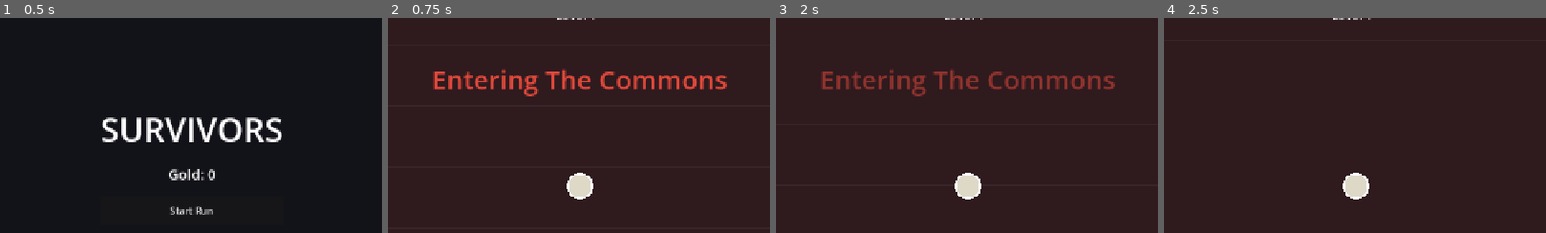
Above: before the commit, frames 1-4 (left to right).
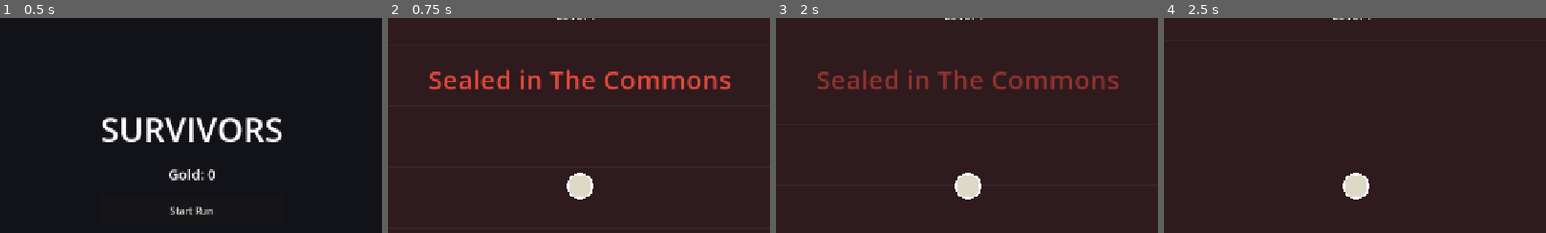
Above: after the commit, the same moments.

Repository: veighnsche/survivors-prototype
Game: Godot game, scene res://main_menu.tscn
The game is run twice, just before and just after one commit, with the same random seed, the same clock (stepped at 60 frames per second) and the same inputs.
Inputs:
- Up to frame 1 (0.5 s): no input
- Up to frame 2 (0.75 s): click "Start Run" at 0.5 s
- Up to frame 3 (2 s): tap Enter at 1.25 s; hold W from 1.28 s (still down); tap 1 at 1.35 s
- Up to frame 4 (2.5 s): keep holding W; tap 2 at 2.1 s
The pictures show only the part of the screen within x 25-75%, y 11-61%; the shares and areas given below are measured in that part.

Frame 1 is identical in both runs. In frame 2, 4.2% of the frame differs, in the area x 10-90%, y 23-37%; in frame 3, 3.7%; in frame 4, nothing differs.

Commit message:
Warden chapters: sealed per biome until its boss falls; gate guards
Run structure is now chapters: every uncleared biome SEALS behind you on entry.
Its Warden (biome-colored boss) arrives after 75s; kill it to break the seal
(banner, gems, gold, a chest) and the biome stays conquered - cleared biomes
never re-seal. Wardens grow +80% hp per biome already conquered. The old
one-off 2:30 Reaper is gone.

Spawns honor the seal: while sealed, ONLY the sealed biome's enemies spawn -
no foreign mobs piling at the walls. Instead every border gate posts a couple
of standing GUARDS from the biome beyond (heavier archetype, hold their post,
engage within 340px) - crossing a gate is a fight, and killing guards gives a
first taste of the next biome's insight.

Co-Authored-By: Claude Opus 4.8 <noreply@anthropic.com>

Diff:
--- a/scripts/border_field.gd
+++ b/scripts/border_field.gd
@@ -12,8 +12,10 @@
 var player: Node2D
 var biome_map: BiomeMap
 var world_seed := 0
+var game  # for posting entrance guards
 
-var _active: Dictionary = {}  # Vector2i tile -> ObstacleBody or null
+var _active: Dictionary = {}   # Vector2i tile -> WallBody or null
+var _guarded: Dictionary = {}  # gate cell -> true once its guards were posted
 var _timer := 0.0
 
 
@@ -64,12 +66,31 @@
 			break
 	if not border:
 		return null
-	# Entrance gaps: some coarse gate-cells along the border stay open.
+	# Entrance gaps: some coarse gate-cells along the border stay open — and
+	# each gate posts a couple of guards from the biome it opens into.
 	var gate := Vector2i(int(floor(pos.x / GATE)), int(floor(pos.y / GATE)))
 	if posmod(hash(Vector3i(world_seed ^ 0x77AA11, gate.x, gate.y)), 100) < Config.WALL_GAP_PCT:
+		if not _guarded.has(gate) and game != null:
+			_guarded[gate] = true
+			_post_guards(pos, b)
 		return null
 	var w := WallBody.new()
 	w.size = Vector2(TILE + 4.0, TILE + 4.0)
 	w.tint = Color(Config.BIOMES[b].color)
 	w.global_position = pos
 	return w
+
+
+func _post_guards(pos: Vector2, biome: String) -> void:
+	var roster: Array = Config.BIOMES[biome].roster
+	var arch: String = roster[roster.size() - 1].arch  # the biome's heavier archetype
+	for i in Config.GUARDS_PER_GATE:
+		var off := Vector2(randf_range(-50, 50), randf_range(-50, 50))
+		var e := Enemy.new()
+		e.setup(arch, biome, player, game._hp_scale())
+		e.guard = true
+		e.global_position = pos + off
+		e.home_pos = pos + off
+		e.biome_map = biome_map
+		e.died.connect(game._on_enemy_died.bind(e))
+		game.enemies_root.add_child(e)
--- a/scripts/config.gd
+++ b/scripts/config.gd
@@ -136,7 +136,14 @@
 var SPAWN_RADIUS := 800.0
 var DESPAWN_RADIUS := 1500.0
 var MAX_ENEMIES := 450
-var BOSS_TIME := 150.0
+
+# --- Wardens: every biome seals you in until you kill its Warden ------------------
+var WARDEN_AFTER := 75.0        # seconds inside a sealed biome before its Warden comes
+var WARDEN_HP := 260.0          # first Warden's hp; later ones grow
+var WARDEN_DMG := 24.0
+var WARDEN_CLEAR_BONUS := 0.8   # +80% Warden hp per biome already cleared
+var GUARDS_PER_GATE := 2        # entrance guards posted at border gates
+var GUARD_AGGRO := 340.0        # guards engage within this range, else hold their post
 
 # --- Gems / XP (character level = the Vital floor) -----------------------------
 var GEM_VALUES := {"small": 1, "medium": 5, "large": 25}
--- a/scripts/enemy.gd
+++ b/scripts/enemy.gd
@@ -15,6 +15,7 @@
 var radius := 10.0
 var color := Color(0.86, 0.36, 0.36)
 var is_boss := false
+var guard := false   # entrance guard: holds its post, engages only up close
 var xp_tier := "small"
 var resists: Dictionary = {}
 
@@ -71,7 +72,7 @@
 	is_boss = (arch == "boss")
 	target = tgt
 	var bc: Color = Config.BIOMES[biome_id].color if Config.BIOMES.has(biome_id) else Color(0.9, 0.2, 0.2)
-	color = bc.darkened(0.15) if not is_boss else Color(0.92, 0.16, 0.22)
+	color = bc.darkened(0.15) if not is_boss else bc.lightened(0.15)  # the Warden wears its biome's color
 	if stats.has("shot_interval"):
 		_shot_timer = randf_range(0.5, stats.shot_interval)
 		_strafe_dir = 1.0 if randf() < 0.5 else -1.0
@@ -151,6 +152,11 @@
 	var to_p := target.global_position - global_position
 	if feared_t > 0.0:
 		return -to_p.normalized()  # Dread: flee
+	# Entrance guards hold their post; they only engage up close.
+	if guard and to_p.length() > Config.GUARD_AGGRO:
+		if global_position.distance_to(home_pos) > 40.0:
+			return (home_pos - global_position).normalized()
+		return Vector2.ZERO
 	# Outside home turf: disengage and head home (unless the player is right on
 	# top of us — then fight back). Prevents dragging enemies out to farm them.
 	if _outside and to_p.length() > Config.SELF_DEFENSE_RADIUS:
--- a/scripts/game.gd
+++ b/scripts/game.gd
@@ -13,7 +13,10 @@
 var biome_map: BiomeMap
 var bg: BackgroundGrid
 var _cur_biome := ""
-var boss_lock_biome := ""       # while the boss lives, the player is sealed in this biome
+var boss_lock_biome := ""       # the biome the player is currently sealed inside
+var cleared_biomes: Dictionary = {}  # biome -> true once its Warden falls
+var warden_timer := -1.0        # counts down to the Warden's arrival
+var warden_alive := false
 var _last_inside_pos := Vector2.ZERO
 var _seal_warn_cd := 0.0
 
@@ -46,7 +49,6 @@
 var spawn_accum := 0.0
 var cleanup_timer := 0.0
 var gem_merge_timer := 0.0
-var boss_spawned := false
 var game_over := false
 
 # Progression (Vital / character level)
@@ -95,6 +97,7 @@
 	borders.player = player
 	borders.biome_map = biome_map
 	borders.world_seed = map_seed
+	borders.game = self
 	add_child(borders)
 
 	var loot := LootField.new()
@@ -234,8 +237,23 @@
 	player.current_biome = biome  # the brain leans toward the local biome's attack
 	if biome != _cur_biome:
 		_cur_biome = biome
-		hud.show_banner("Entering %s" % Config.BIOMES[biome].name, Config.BIOMES[biome].color)
 		RunLog.event("entered %s (lvl %d, hp %.0f)" % [Config.BIOMES[biome].name, level, player.hp])
+		if not cleared_biomes.has(biome):
+			# an unconquered biome seals behind you until its Warden falls
+			boss_lock_biome = biome
+			_last_inside_pos = player.global_position
+			warden_timer = Config.WARDEN_AFTER
+			warden_alive = false
+			hud.show_banner("Sealed in %s" % Config.BIOMES[biome].name, Config.BIOMES[biome].color)
+			RunLog.event("sealed in %s — Warden in %.0fs" % [Config.BIOMES[biome].name, Config.WARDEN_AFTER])
+		else:
+			hud.show_banner("Entering %s (cleared)" % Config.BIOMES[biome].name, Config.BIOMES[biome].color)
+
+	# The Warden approaches while you're sealed.
+	if warden_timer > 0.0 and boss_lock_biome != "":
+		warden_timer -= delta
+		if warden_timer <= 0.0 and not warden_alive:
+			_spawn_warden()
 	RunLog.t = elapsed
 	RunLog.bump("time_in_biome_sec", biome, delta)
 	RunLog.tick_snapshot(delta, self)
@@ -281,11 +299,6 @@
 				break
 			_spawn_enemy_at_ring()
 
-	if not boss_spawned and elapsed >= Config.BOSS_TIME:
-		boss_spawned = true
-		RunLog.event("BOSS spawned")
-		_spawn_boss()
-
 
 func _hp_scale() -> float:
 	return 1.0 + (elapsed / 60.0) * Config.HP_RAMP_PER_MIN
@@ -293,6 +306,15 @@
 
 func _spawn_enemy_at_ring() -> void:
 	var pos := player.global_position + _ring_point()
+	# While sealed, only the sealed biome spawns — no foreign mobs piling up at
+	# the walls (gates have their standing guards instead).
+	if boss_lock_biome != "":
+		var tries := 6
+		while biome_map.biome_at(pos) != boss_lock_biome and tries > 0:
+			pos = player.global_position + _ring_point()
+			tries -= 1
+		if biome_map.biome_at(pos) != boss_lock_biome:
+			return
 	var biome := biome_map.biome_at(pos)
 	var e := Enemy.new()
 	e.setup(_pick_arch(biome), biome, player, _hp_scale())
@@ -316,23 +338,24 @@
 	return roster[0].arch
 
 
-func _spawn_boss() -> void:
-	# The boss claims the biome the player is in and SEALS its borders.
-	var biome := biome_map.biome_at(player.global_position)
+func _spawn_warden() -> void:
+	warden_alive = true
+	var biome := boss_lock_biome
 	var pos := player.global_position + _ring_point()
-	for i in 12:  # try to spawn it inside the sealed biome
+	for i in 12:  # spawn it inside the sealed biome
 		if biome_map.biome_at(pos) == biome:
 			break
 		pos = player.global_position + _ring_point()
+	# Wardens grow with every biome you've already conquered.
+	var target_hp: float = Config.WARDEN_HP * (1.0 + Config.WARDEN_CLEAR_BONUS * cleared_biomes.size()) * _hp_scale()
 	var e := Enemy.new()
-	e.setup("boss", biome, player, 1.0)
+	e.setup("boss", biome, player, target_hp / float(Config.ARCHETYPES.boss.hp))
+	e.damage = Config.WARDEN_DMG
 	e.global_position = pos
 	e.died.connect(_on_enemy_died.bind(e))
 	enemies_root.add_child(e)
-	boss_lock_biome = biome
-	_last_inside_pos = player.global_position
-	hud.show_banner("The Reaper seals %s" % Config.BIOMES[biome].name, Color(0.92, 0.16, 0.22))
-	RunLog.event("boss sealed %s" % Config.BIOMES[biome].name)
+	hud.show_banner("The Warden of %s awakens" % Config.BIOMES[biome].name, Config.BIOMES[biome].color)
+	RunLog.event("WARDEN spawned (%s, hp %.0f)" % [biome, target_hp])
 
 
 func _ring_point() -> Vector2:
@@ -368,18 +391,24 @@
 
 	var fam: String = Config.BIOMES[e.biome].family
 	if e.is_boss:
-		RunLog.event("BOSS killed (lvl %d, hp %.0f)" % [level, player.hp])
+		RunLog.event("WARDEN of %s slain (lvl %d, hp %.0f)" % [e.biome, level, player.hp])
 		Fx.shake(Config.SHAKE_ON_BOSS_DEATH)
-		if boss_lock_biome != "":
+		cleared_biomes[e.biome] = true
+		warden_alive = false
+		if boss_lock_biome == e.biome:
 			boss_lock_biome = ""
-			hud.show_banner("The seal breaks", Color(0.95, 0.9, 0.7))
-			RunLog.event("boss seal broken")
+		hud.show_banner("%s is conquered — the seal breaks" % Config.BIOMES[e.biome].name, Color(0.95, 0.9, 0.7))
 		for i in 5:
 			var off := Vector2(randf_range(-40.0, 40.0), randf_range(-40.0, 40.0))
 			_spawn_gem(e.global_position + off, "large", fam)
 		for i in 6:
 			var goff := Vector2(randf_range(-50.0, 50.0), randf_range(-50.0, 50.0))
 			_spawn_gold(e.global_position + goff, int(ceil(Config.GOLD_BOSS / 6.0)))
+		var c := Chest.new()
+		c.player = player
+		c.game = self
+		c.global_position = e.global_position + Vector2(0, 50)
+		pickups_root.add_child(c)
 	else:
 		if e._outside:
 			# strays reward less: reduced gem, no gold
